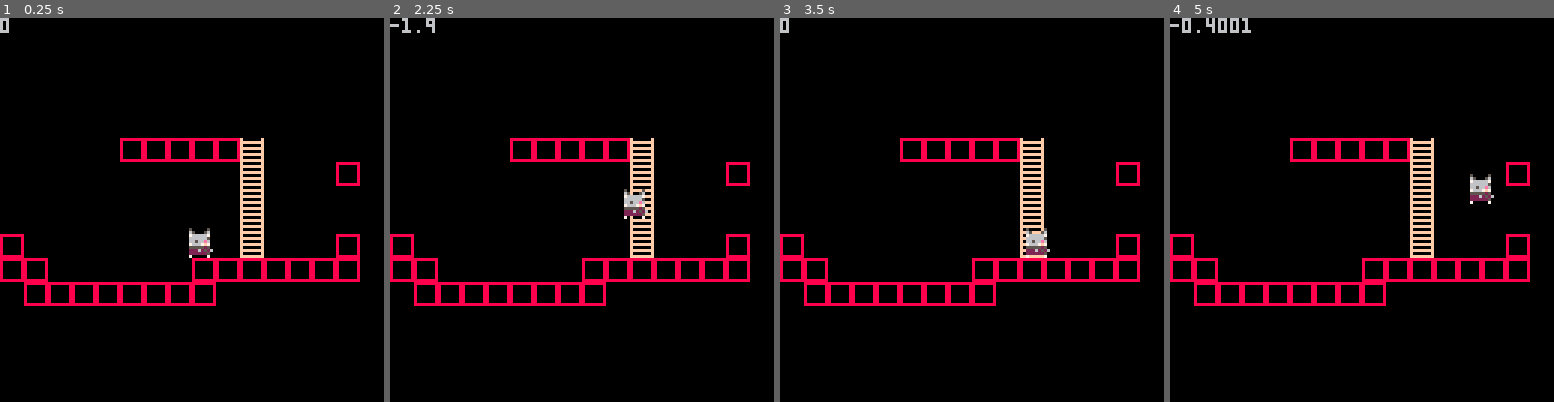
Above: before the commit, frames 1-4 (left to right).
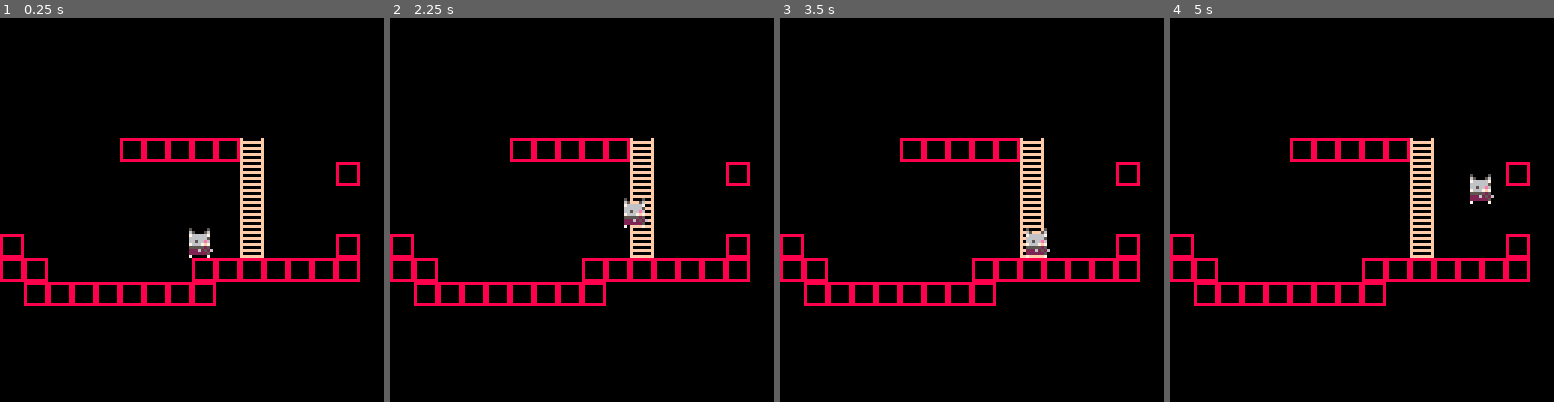
Above: after the commit, the same moments.

Repository: keatontate/gmtk-jam-2025
Game: PICO-8 cartridge src/loop-game.p8
Same seed, same stepped clock (60 frames per second), same inputs: the game is played once before the commit and once after it.
Inputs:
- Up to frame 1 (0.25 s): no input
- Up to frame 2 (2.25 s): hold Right 1.6-2.1 s; hold Up from 2.15 s (still down)
- Up to frame 3 (3.5 s): release Up at 2.42 s; hold Right 2.47-3.03 s; hold Left from 3.08 s (still down)
- Up to frame 4 (5 s): release Left at 3.58 s; hold Down 3.63-3.97 s; hold Right 4.02-4.68 s; hold Up from 4.73 s (still down)

The runs differ from the first frame. In frame 1, less than 0.1% of the frame differs, in the area x 0-3%, y 0-4%; in frame 2, 0.6%, in the area x 0-68%, y 0-55%; in frame 3, less than 0.1%; in frame 4, 0.3%.

Commit message:
Got the ladder more centered and easier to use. bug: when player goes fast enough they can glitch through the floor

Diff:
--- a/src/character.lua
+++ b/src/character.lua
@@ -34,7 +34,7 @@
 
   -- ladder turns off gravity
   on_ladder = false
-  if is_ladder(pl.x, pl.y) then
+  if is_ladder(pl.x + pl.w/2, pl.y + pl.h) then
     on_ladder = true
   end
 
@@ -108,5 +108,4 @@
   -- note: player's actual position
   -- is at top left corner of sprite
   spr(1,pl.x,pl.y,1,2)
-  print(pl.velo)
 end
